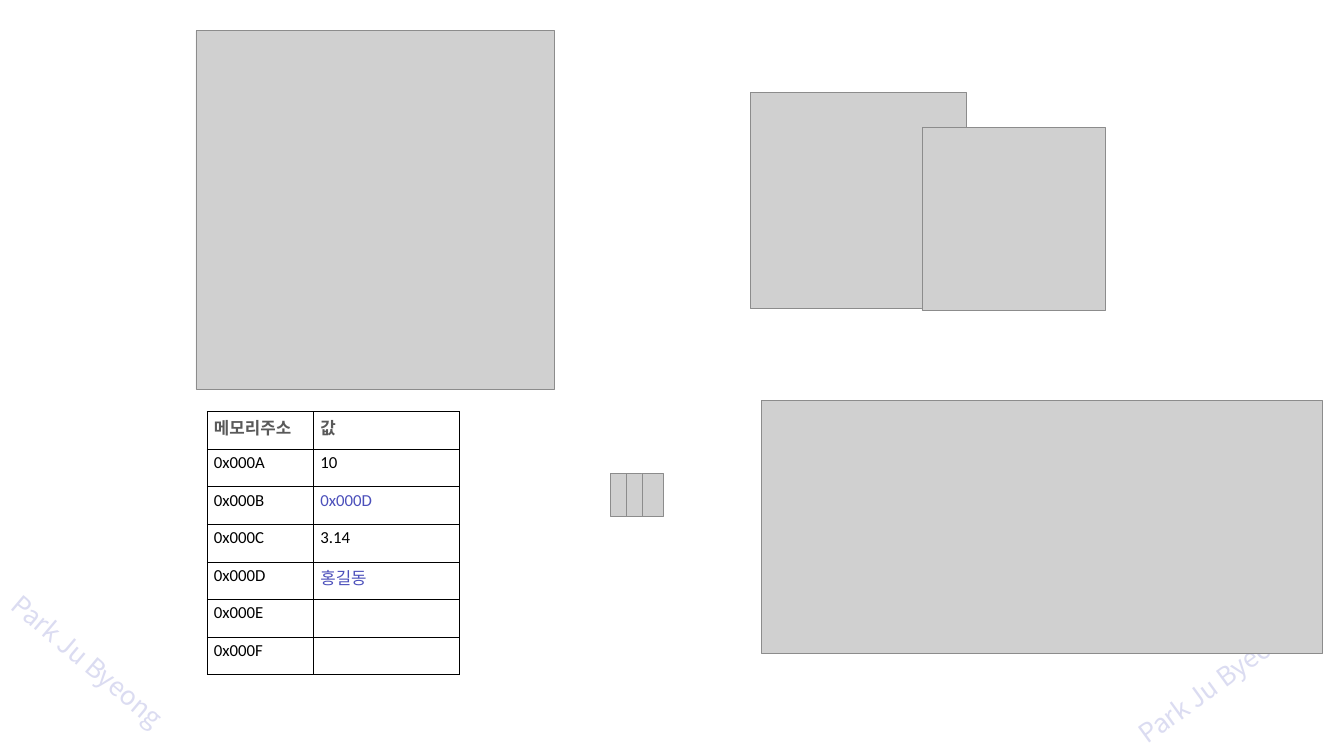
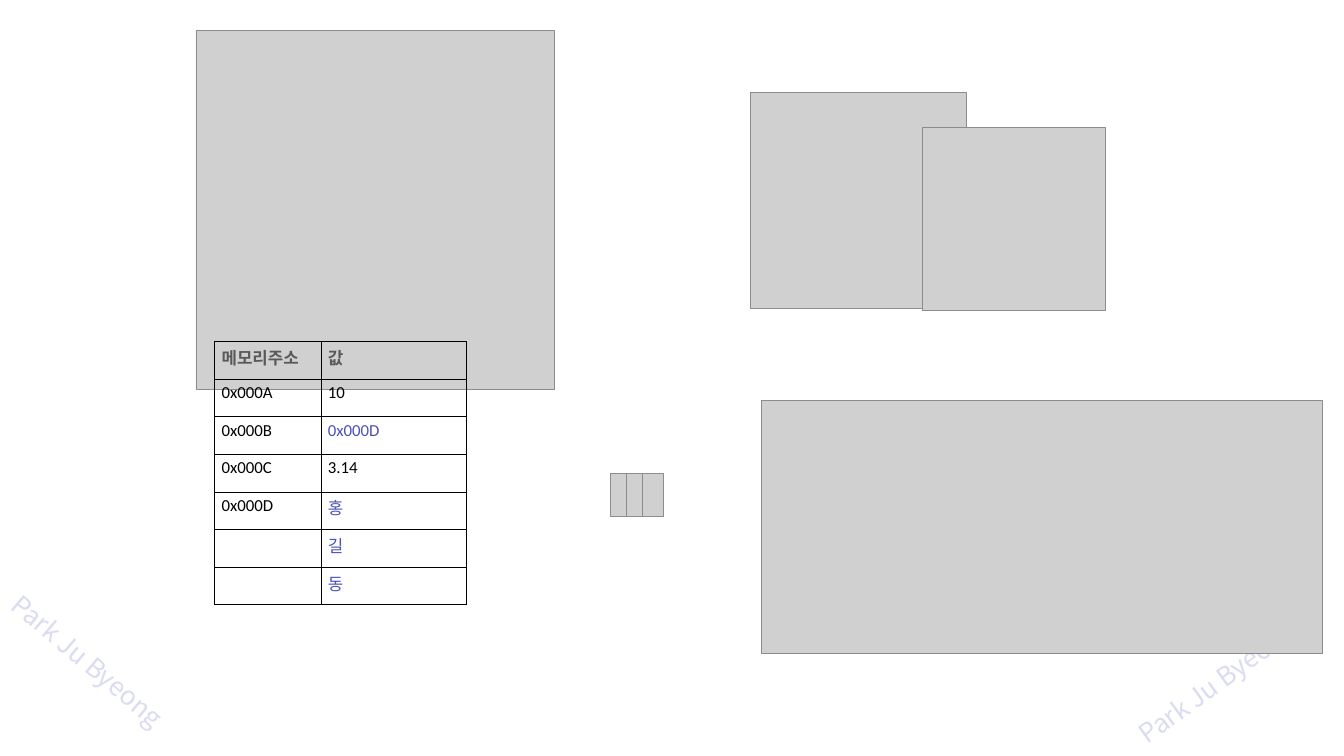
Before and after one commit to zest132/JavaLecture, a slide deck: slide 4 of JavaLecture/LectureFile/java 5강 배열.pptx. Drawn at 1344x756 pixels with LibreOffice and Linux fonts; fonts in the diff are those of the drawing; grey boxes stand for pictures. Boxes give left, top, right and bottom in pixels: in the first picture for what was removed or moved away, otherwise in the second. Text is boxed around its words. In the diff, an @@ line names an element or a change of style, - is before the commit and + after.

```diff
--- a/JavaLecture/LectureFile/java 5강 배열.pptx
+++ b/JavaLecture/LectureFile/java 5강 배열.pptx
@@ table at bbox=[215, 341, 467, 605] @@
-row 5, column 2: 홍길동
+row 5, column 2: 홍
-row 6, column 1: 0x000E
+row 6, column 1: 
-row 6, column 2: 
+row 6, column 2: 길
-row 7, column 1: 0x000F
+row 7, column 1: 
-row 7, column 2: 
+row 7, column 2: 동
@@ table: place and size @@
-table at bbox=[207, 411, 459, 675]
+table at bbox=[215, 341, 467, 605]
```
Also in this commit, not shown: 6 other slides changed, 3 slides added, 3 other files.
